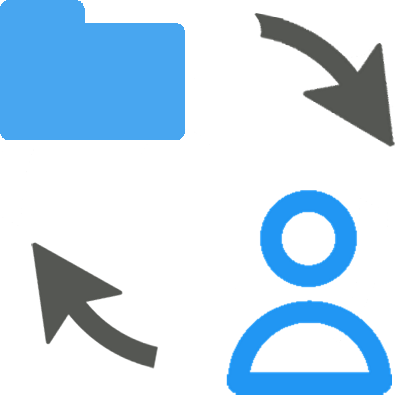
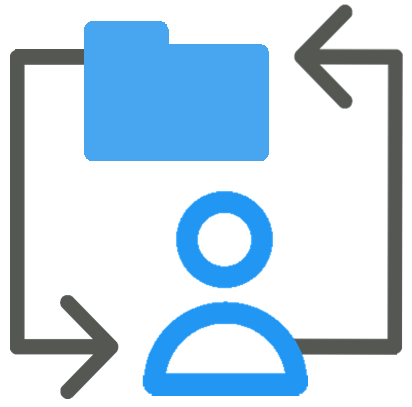
Revision of a layered 412 × 407 image; what changed, layer by layer:
painted on "Слою 7 (вставлено)" over 0, 0, 269, 161
painted on "Слою 1 (вставлено)" (1st of 2) over 57, 78, 392, 396
showed "Слою 3 (вставлено)" (1st of 2), painted on it over 292, 4, 403, 355
added layer "Слою 1 (вставлено)" (2nd of 2) above "Слою 3 (вставлено)" over 10, 49, 120, 399
hid "Слою 5 (вставлено)" over 254, 12, 395, 148
hid "Forma 1" over 10, 149, 388, 369
